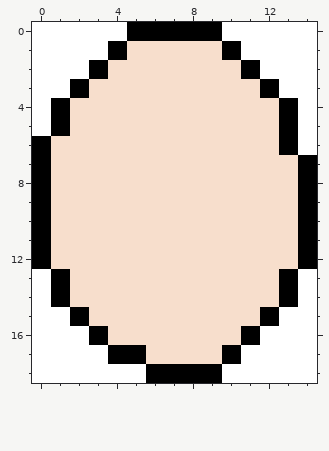
Two versions of one pixel-art sprite, android/assets/egg.png. Above: the version before the commit.
The file is 15x19 pixels.
And afterwards:
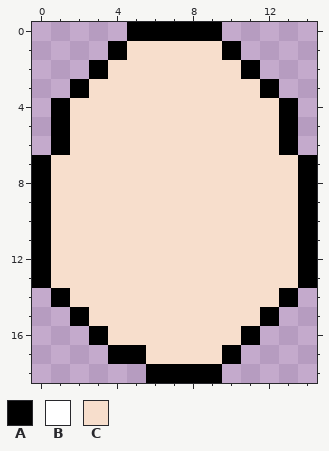
Palette (. is transparent): A #000000  B #ffffff  C #f7decc
Change:
y 0: x 0..4 BBBBB -> .....; x 10..14 BBBBB -> .....
y 1: x 0..3 BBBB -> ....; x 11..14 BBBB -> ....
y 2: x 0..2 BBB -> ...; x 12..14 BBB -> ...
y 3: x 0..1 BB -> ..; x 13..14 BB -> ..
y 4..5: x 0 B -> .; x 14 B -> .
y 6: x 0..1 AC -> .A; x 14 B -> .
y 13: x 0..1 BA -> AC; x 13..14 AB -> CA
y 14: x 0 B -> .; x 14 B -> .
y 15: x 0..1 BB -> ..; x 13..14 BB -> ..
y 16: x 0..2 BBB -> ...; x 12..14 BBB -> ...
y 17: x 0..3 BBBB -> ....; x 11..14 BBBB -> ....
y 18: x 0..5 BBBBBB -> ......; x 10..14 BBBBB -> .....
